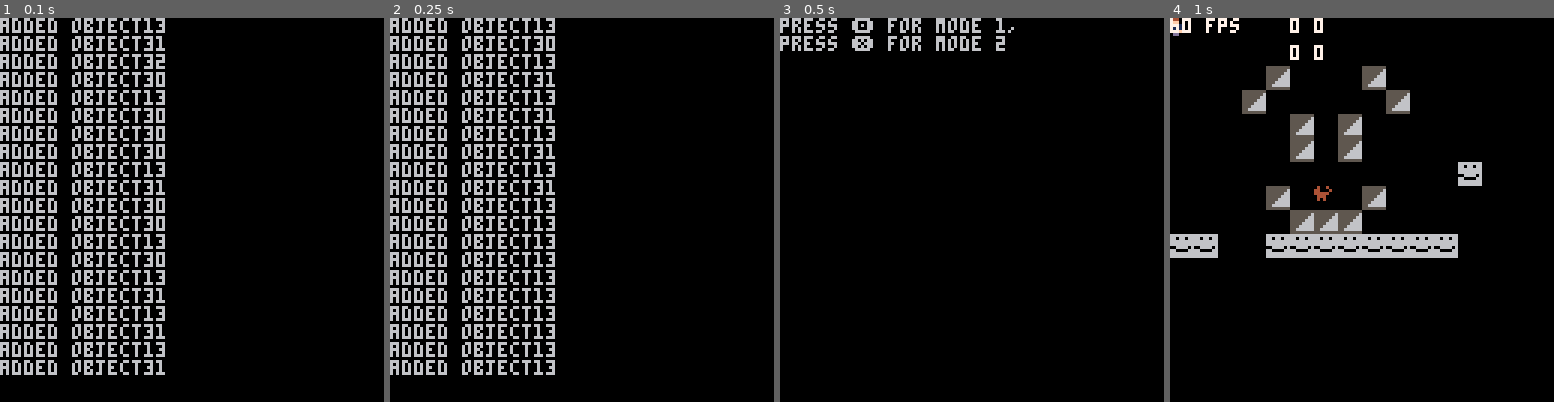
Above: before the commit, frames 1-4 (left to right).
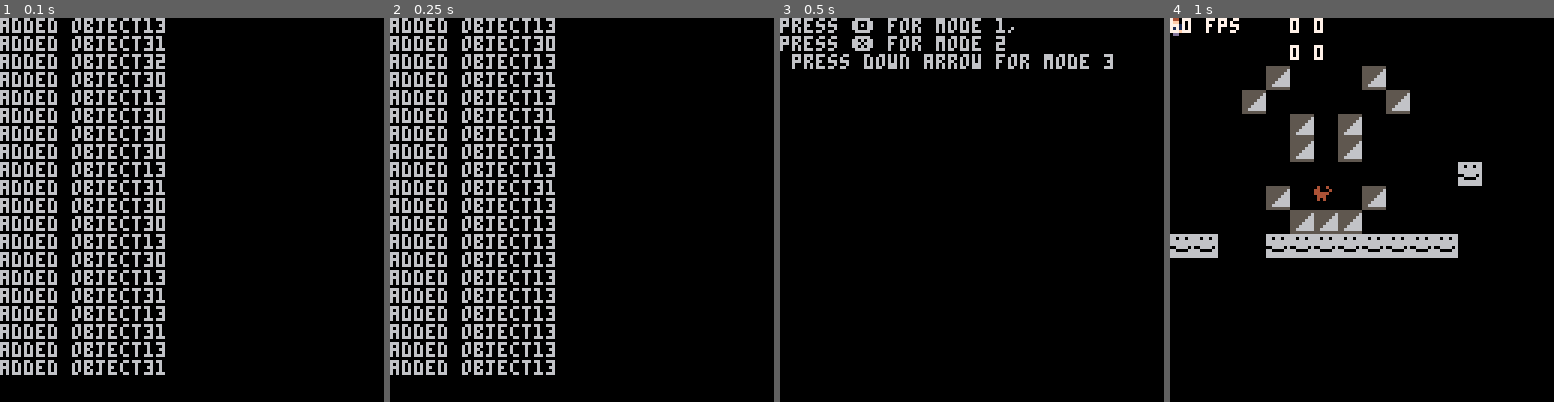
Above: after the commit, the same moments.

Repository: llopez020/Anxiety-at-its-Finest
Game: PICO-8 cartridge base.p8
Same seed, same stepped clock (60 frames per second), same inputs: the game is played once before the commit and once after it.
Inputs:
- Up to frame 1 (0.1 s): no input
- Up to frame 2 (0.25 s): no input
- Up to frame 3 (0.5 s): tap X (X key) at 0.33 s
- Up to frame 4 (1 s): tap O (Z key) at 0.7 s

Frames 1-2 are identical in both runs. In frame 3, 1.4% of the frame differs, in the area x 3-87%, y 9-14%; in frame 4, nothing differs.

Commit message:
Third mode
3 testing mode jumping progress

Diff:
--- a/base.p8
+++ b/base.p8
@@ -41,6 +41,12 @@
 palt(11, true) -- green color as transparency is true
 palt(0, false) -- black color as transparency is false
 
+--Jumping Mecahinc
+jump_height = 0
+y_force = 0
+jump_allowed = true
+
+
 end
 -->8
 -- update - called on every frame
@@ -49,6 +55,8 @@
 if mode=="initdebug" then initdebug() end -- debug menu
 if mode=="test" then testmode() end -- game test
 if mode=="test2" then testmode2() end -- anim test
+if mode=="test3" then testmode3() end -- Gravity with landing particles
+
 
 end
 -->8
@@ -197,10 +205,12 @@
 
 cls()
 
-print"press 🅾️ for mode 1,\npress ❎ for mode 2"
+print"press 🅾️ for mode 1,\npress ❎ for mode 2 \n press down arrow for mode 3"
 
 if btn(4) then mode = "test" end
 if btn(5) then mode = "test2" end
+if btn(3) then mode = "test3" end -- Mode 3 for testing
+
 
 end
 
@@ -211,6 +221,98 @@
 	 end
 	end
 end
+
+-->8
+-- Test mode 3 for objects
+function testmode3()
+
+cls() --Clearing the screen
+
+drawallobj() --This function draws all the items in the screen
+
+if debugint==1 then print(stat(7).." fps\n",0,0,7) end
+
+spd=1
+-- X cordinate movement
+if btn(1) then player.x=player.x+spd checkallcol(player) mapx+=.125*spd end
+if btn(0) then player.x=player.x-spd checkallcol(player) mapx-=.125*spd end
+-- Y cordinate movement
+
+
+if btn(2) and jump_height < 10 and jump_allowed
+then player.y=player.y-spd checkallcol(player) mapy-=.125*spd
+y_force = -3
+jump_height += 1
+else
+if not checkallcol(player) then
+player.y = player.y - y_force checkallcol(player)
+end
+if jump_height == 10 or not jump_allowed and checkallcol(player) then
+
+	jump_allowed = false
+	jump_height = 0
+	y_force -=1
+
+end
+end
+…(4 lines of a section not shown)…
+if btn(3) then player.y=player.y+spd checkallcol(player) mapy+=.125*spd end
+…(6 lines of a section not shown)…
+function moveallx()
+	local temp = objlist
+	   while temp do
+		   if (player.id!=temp.value.id) then temp.value.x=temp.value.x+(8*(oldmapx-mapx)) end
+		   temp = temp.next
+	   end
+end
+
+function moveally()
+	local temp = objlist
+	   while temp do
+		   if (player.id!=temp.value.id) then temp.value.y=temp.value.y+(8*(oldmapy-mapy)) end
+		   temp = temp.next
+	   end
+end
+
+function drawallobj()
+	local temp = objlist
+	   while temp do
+		   temp.value.draw(temp.value)
+		   temp = temp.next
+	   end
+end
+
+function checkallcol(obj1)
+	local temp = objlist
+	   while temp do
+		if (abs(obj1.x-temp.value.x)>obj1.width*2 or abs(obj1.y-temp.value.y)>obj1.height*2) then goto continue end
+		   if (obj1.id!=temp.value.id and checkcol(obj1, temp.value)==true) then return end
+		   ::continue::
+		   temp = temp.next
+	   end
+	   obj1.oldx=obj1.x
+	   obj1.oldy=obj1.y
+end
+
+function checkcol(obj1, obj2)
+bool = sprcoll(obj1.x,obj1.y,obj1.width,obj1.height,obj2.x,obj2.y,obj2.width,obj2.height)
+   if bool==true then obj1.x=obj1.oldx obj1.y=obj1.oldy end
+   return bool
+end
+…(4 lines of a section not shown)…
+end ---- END MODE 3
+
 
 -->8
 -- create_object(unique id,sprite number, x position, y position, object width, object height)
